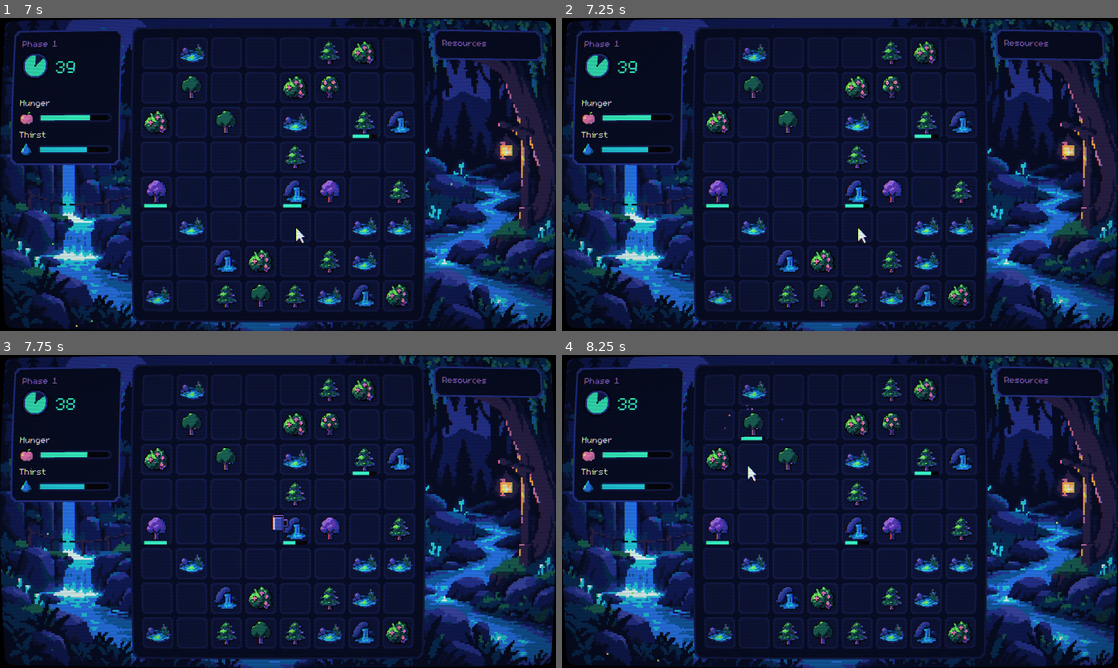
Above: before the commit, frames 1-4 (two rows, left to right).
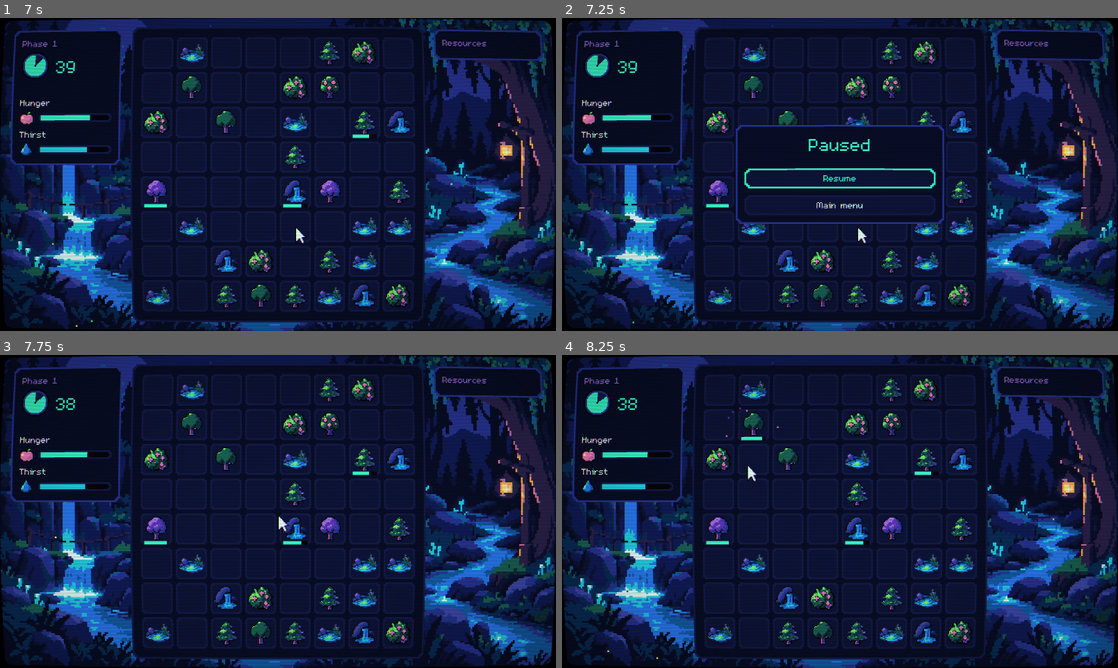
Above: after the commit, the same moments.

Repository: thiagoalgo/deepglow-ai-original
Game: Godot game, scene res://src/main/app.tscn
The game is run twice, just before and just after one commit, with the same random seed, the same clock (stepped at 60 frames per second) and the same inputs.
Inputs (mouse positions are in pixels of both pictures, inside the frame that each line leads up to):
- Up to frame 1 (7 s): click "English" at 0.5 s; click "New game" at 1.25 s; tap Enter at 2, 3.5, 5.75 s; move the mouse to (400, 158) at 2.02 s; press the mouse at (400, 158) at 2.03 s; hold Right (board_right) 2.03-2.75 s; release the mouse at (400, 158) at 2.75 s; tap Space at 2.75, 5 s; drag from (166, 190) to (250, 237) at 2.77 s; move the mouse to (333, 105) at 3.52 s; press the mouse at (333, 105) at 3.53 s; hold Right (board_right) 3.53-4.25 s; release the mouse at (333, 105) at 4.25 s; drag from (250, 237) to (111, 127) at 4.27 s; move the mouse to (444, 221) at 5.02 s; press the mouse at (444, 221) at 5.03 s; hold Left (board_left) 5.03-5.75 s; right-click (444, 221) at 5.65 s; release the mouse at (444, 221) at 5.75 s; drag from (111, 127) to (194, 96) at 5.77 s; move the mouse to (305, 174) at 6.52 s; press the mouse at (305, 174) at 6.53 s; hold Down (board_down) from 6.53 s (still down)
- Up to frame 2 (7.25 s): keep holding Down (board_down); tap Escape (ui_cancel) at 7.15 s
- Up to frame 3 (7.75 s): release Down (board_down) at 7.25 s; release the mouse at (305, 511) at 7.25 s; click (278, 514) at 7.25 s, where only the run after the commit has a clickable "Resume"
- Up to frame 4 (8.25 s): drag from (756, 433) to (728, 527) at 8.02 s

Frame 1 is identical in both runs. In frame 2, 3.2% of the frame differs, in the area x 8-83%, y 34-98%; in frame 3, 0.2%; in frame 4, less than 0.1%.

Commit message:
feat: pause menu during phases (Esc/P/Start)
Pausing freezes the whole game tree, so the timer, needs and board stop
and no resources can be collected. The menu offers Resume or going back
to the main menu (confirmed; the phase's progress is lost, the save
stays as it was before the phase).

Co-Authored-By: Claude Opus 5.5 <noreply@anthropic.com>
Claude-Session: https://claude.ai/code/session_012dh8mRUjYh5ntJv4jzA78g

Diff:
--- a/localization/translations.csv
+++ b/localization/translations.csv
@@ -22,6 +22,11 @@
 UI_SETTING_MUSIC,Music,Música
 UI_SETTING_SFX,Effects,Efeitos
 UI_SETTING_AMBIENCE,Ambience,Ambiente
+UI_PAUSED,Paused,Pausado
+UI_RESUME,Resume,Continuar
+UI_MAIN_MENU_FULL,Main menu,Menu principal
+UI_LEAVE_PHASE_CONFIRM,Leave the phase? What you collected in it will be lost.,Sair da fase? O que você coletou nela será perdido.
+UI_LEAVE,Leave,Sair
 UI_BUY,Buy,Comprar
 UI_MAXED,Max,Máx
 UI_SELECT_UPGRADE,Select an upgrade to see its details.,Selecione uma evolução para ver os detalhes.
--- a/project.godot
+++ b/project.godot
@@ -113,6 +113,13 @@
 , Object(InputEventJoypadMotion,"resource_local_to_scene":false,"resource_name":"","device":-1,"axis":1,"axis_value":1.0,"script":null)
 ]
 }
+pause={
+"deadzone": 0.5,
+"events": [Object(InputEventKey,"resource_local_to_scene":false,"resource_name":"","device":-1,"window_id":0,"alt_pressed":false,"shift_pressed":false,"ctrl_pressed":false,"meta_pressed":false,"pressed":false,"keycode":0,"physical_keycode":4194305,"key_label":0,"unicode":0,"location":0,"echo":false,"script":null)
+, Object(InputEventKey,"resource_local_to_scene":false,"resource_name":"","device":-1,"window_id":0,"alt_pressed":false,"shift_pressed":false,"ctrl_pressed":false,"meta_pressed":false,"pressed":false,"keycode":0,"physical_keycode":80,"key_label":0,"unicode":0,"location":0,"echo":false,"script":null)
+, Object(InputEventJoypadButton,"resource_local_to_scene":false,"resource_name":"","device":-1,"button_index":6,"pressure":0.0,"pressed":true,"script":null)
+]
+}
 toggle_crt={
 "deadzone": 0.2,
 "events": [Object(InputEventKey,"resource_local_to_scene":false,"resource_name":"","device":-1,"window_id":0,"alt_press …(195 unchanged characters)…
--- a/src/game/game.gd
+++ b/src/game/game.gd
@@ -29,6 +29,7 @@
 @onready var upgrade_screen: UpgradeTreeScreen = %UpgradeTreeScreen
 @onready var tool_cursor: ToolCursor = %ToolCursor
 @onready var game_audio: GameAudio = %GameAudio
+@onready var pause_menu: PauseMenu = %PauseMenu
 
 
 func _ready() -> void:
--- a/src/game/game.tscn
+++ b/src/game/game.tscn
@@ -28,6 +28,7 @@
 [ext_resource type="Script" path="res://src/fx/night_cycle.gd" id="26_night"]
 [ext_resource type="Shader" path="res://src/fx/night_shift.gdshader" id="27_night_shader"]
 [ext_resource type="Script" path="res://src/fx/fireflies.gd" id="28_fireflies"]
+[ext_resource type="PackedScene" path="res://src/ui/pause_menu/pause_menu.tscn" id="29_pause"]
 
 [sub_resource type="ShaderMaterial" id="ShaderMaterial_night"]
 shader = ExtResource("27_night_shader")
@@ -90,8 +91,12 @@
 [node name="UpgradeTreeScreen" parent="Overlays" instance=ExtResource("13_upgrade_ui")]
 unique_name_in_owner = true
 
+[node name="PauseMenu" parent="Overlays" instance=ExtResource("29_pause")]
+unique_name_in_owner = true
+
 [node name="ToolCursor" parent="." instance=ExtResource("14_cursor")]
 unique_name_in_owner = true
+process_mode = 3
 
 [node name="GameAudio" type="Node" parent="."]
 unique_name_in_owner = true
--- a/src/game/states/phase_state.gd
+++ b/src/game/states/phase_state.gd
@@ -22,6 +22,7 @@
 	game.board.cell_hovered.connect(_on_cell_hovered)
 	game.board.cell_hover_exited.connect(_on_cell_hover_exited)
 	game.phase_timer.timeout.connect(_end_phase)
+	game.pause_menu.quit_requested.connect(_on_quit_requested)
 	game.phase_timer.start(game.current_plan.duration)
 	Events.phase_started.emit(game.phase_number, game.current_plan.duration)
 	if game.board.hovered_cell != Board.INVALID_CELL:
@@ -34,8 +35,23 @@
 	game.board.cell_hovered.disconnect(_on_cell_hovered)
 	game.board.cell_hover_exited.disconnect(_on_cell_hover_exited)
 	game.phase_timer.timeout.disconnect(_end_phase)
+	game.pause_menu.quit_requested.disconnect(_on_quit_requested)
 	game.phase_timer.stop()
 	game.tool_cursor.show_pointer()
+
+
+func handle_input(event: InputEvent) -> void:
+	if not _ending and event.is_action_pressed(&"pause"):
+		game.get_viewport().set_input_as_handled()
+		game.tool_cursor.show_pointer()
+		game.pause_menu.open()
+
+
+## "Main menu" from the pause screen: the phase is abandoned (nothing from it
+## is saved; the save is the one from before the phase).
+func _on_quit_requested() -> void:
+	_ending = true
+	game.exit_requested.emit()
 
 
 func update(delta: float) -> void:
--- a/src/main/app.gd
+++ b/src/main/app.gd
@@ -4,6 +4,8 @@
 ## shown integer-scaled and centred. Drawing it through a SubViewportContainer
 ## lets the optional CRT shader (crt.gdshader) run at the window resolution,
 ## so the curvature and scanlines stay smooth while the game pixels stay crisp.
+## App (and so the viewport) always processes, so input keeps reaching the pause
+## menu while the tree is paused; Main is set back to "pausable" in app.tscn.
 
 ## Game resolution (the pixel-art canvas).
 const BASE_SIZE := Vector2i(640, 360)
--- a/src/main/app.tscn
+++ b/src/main/app.tscn
@@ -8,6 +8,7 @@
 shader = ExtResource("2_crt")
 
 [node name="App" type="Control"]
+process_mode = 3
 layout_mode = 3
 anchors_preset = 15
 anchor_right = 1.0
@@ -44,3 +45,4 @@
 render_target_update_mode = 4
 
 [node name="Main" parent="Screen/GameViewport" instance=ExtResource("3_main")]
+process_mode = 1
--- /dev/null
+++ b/src/ui/pause_menu/pause_menu.gd
@@ -0,0 +1,76 @@
+class_name PauseMenu
+extends Control
+## Pause overlay for the phase (Esc / P / gamepad Start). While open the scene
+## tree is paused: the phase timer, needs and board input stop, so nothing can
+## be collected. "Main menu" asks for confirmation because the phase in
+## progress is not saved (the save is the one from before the phase).
+
+signal resumed
+signal quit_requested
+
+@onready var _menu: VBoxContainer = %Menu
+@onready var _resume_button: Button = %ResumeButton
+@onready var _quit_button: Button = %QuitButton
+@onready var _confirm: VBoxContainer = %Confirm
+@onready var _leave_button: Button = %LeaveButton
+@onready var _cancel_button: Button = %CancelButton
+
+
+func _ready() -> void:
+	process_mode = Node.PROCESS_MODE_ALWAYS
+	hide()
+	_resume_button.pressed.connect(close)
+	_quit_button.pressed.connect(_show_confirm)
+	_leave_button.pressed.connect(_on_leave_pressed)
+	_cancel_button.pressed.connect(_show_menu.bind(_quit_button))
+
+
+## Pauses the game and shows the menu.
+func open() -> void:
+	get_tree().paused = true
+	show()
+	_show_menu(_resume_button)
+
+
+## Hides the menu and resumes the game.
+func close() -> void:
+	_release_focus()
+	hide()
+	get_tree().paused = false
+	resumed.emit()
+
+
+func _unhandled_input(event: InputEvent) -> void:
+	if not visible:
+		return
+	if event.is_action_pressed(&"pause") or event.is_action_pressed(&"ui_cancel"):
+		get_viewport().set_input_as_handled()
+		if _confirm.visible:
+			_show_menu(_quit_button)
+		else:
+			close()
+
+
+func _show_menu(focus: Button) -> void:
+	_confirm.hide()
+	_menu.show()
+	focus.grab_focus.call_deferred()
+
+
+func _show_confirm() -> void:
+	_menu.hide()
+	_confirm.show()
+	_cancel_button.grab_focus.call_deferred()
+
+
+func _on_leave_pressed() -> void:
+	_release_focus()
+	hide()
+	get_tree().paused = false
+	quit_requested.emit()
+
+
+func _release_focus() -> void:
+	var focused := get_viewport().gui_get_focus_owner()
+	if focused:
+		focused.release_focus()
--- /dev/null
+++ b/src/ui/pause_menu/pause_menu.tscn
@@ -0,0 +1,74 @@
+[gd_scene format=3]
+
+[ext_resource type="Script" path="res://src/ui/pause_menu/pause_menu.gd" id="1_pause"]
+
+[node name="PauseMenu" type="Control"]
+layout_mode = 3
+anchors_preset = 15
+anchor_right = 1.0
+anchor_bottom = 1.0
+grow_horizontal = 2
+grow_vertical = 2
+script = ExtResource("1_pause")
+
+[node name="Center" type="CenterContainer" parent="."]
+layout_mode = 1
+anchors_preset = 15
+anchor_right = 1.0
+anchor_bottom = 1.0
+grow_horizontal = 2
+grow_vertical = 2
+
+[node name="Panel" type="PanelContainer" parent="Center"]
+custom_minimum_size = Vector2(240, 0)
+layout_mode = 2
+theme_type_variation = &"HudPanel"
+
+[node name="Layout" type="VBoxContainer" parent="Center/Panel"]
+layout_mode = 2
+theme_override_constants/separation = 16
+
+[node name="Title" type="Label" parent="Center/Panel/Layout"]
+layout_mode = 2
+theme_type_variation = &"TitleLabel"
+text = "UI_PAUSED"
+horizontal_alignment = 1
+
+[node name="Menu" type="VBoxContainer" parent="Center/Panel/Layout"]
+unique_name_in_owner = true
+layout_mode = 2
+theme_override_constants/separation = 8
+
+[node name="ResumeButton" type="Button" parent="Center/Panel/Layout/Menu"]
+unique_name_in_owner = true
+layout_mode = 2
+text = "UI_RESUME"
+
+[node name="QuitButton" type="Button" parent="Center/Panel/Layout/Menu"]
+unique_name_in_owner = true
+layout_mode = 2
+text = "UI_MAIN_MENU_FULL"
+
+[node name="Confirm" type="VBoxContainer" parent="Center/Panel/Layout"]
+unique_name_in_owner = true
+visible = false
+layout_mode = 2
+theme_override_constants/separation = 8
+
+[node name="Question" type="Label" parent="Center/Panel/Layout/Confirm"]
+custom_minimum_size = Vector2(224, 0)
+layout_mode = 2
+theme_type_variation = &"MutedLabel"
+text = "UI_LEAVE_PHASE_CONFIRM"
+horizontal_alignment = 1
+autowrap_mode = 3
+
+[node name="LeaveButton" type="Button" parent="Center/Panel/Layout/Confirm"]
+unique_name_in_owner = true
+layout_mode = 2
+text = "UI_LEAVE"
+
+[node name="CancelButton" type="Button" parent="Center/Panel/Layout/Confirm"]
+unique_name_in_owner = true
+layout_mode = 2
+text = "UI_CANCEL"
Not shown, added: src/ui/pause_menu/pause_menu.gd.uid
Not shown, changed: AGENTS.md
